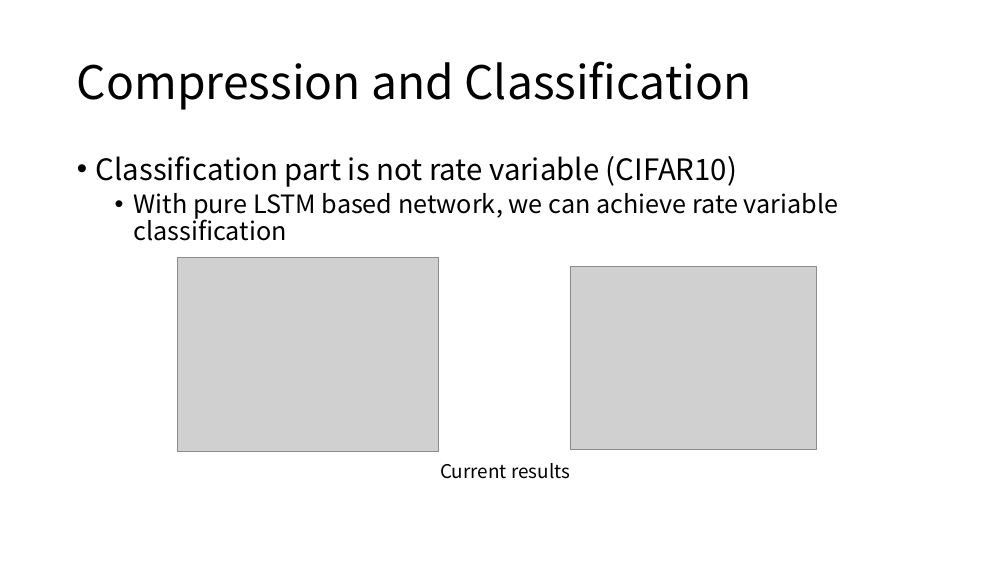
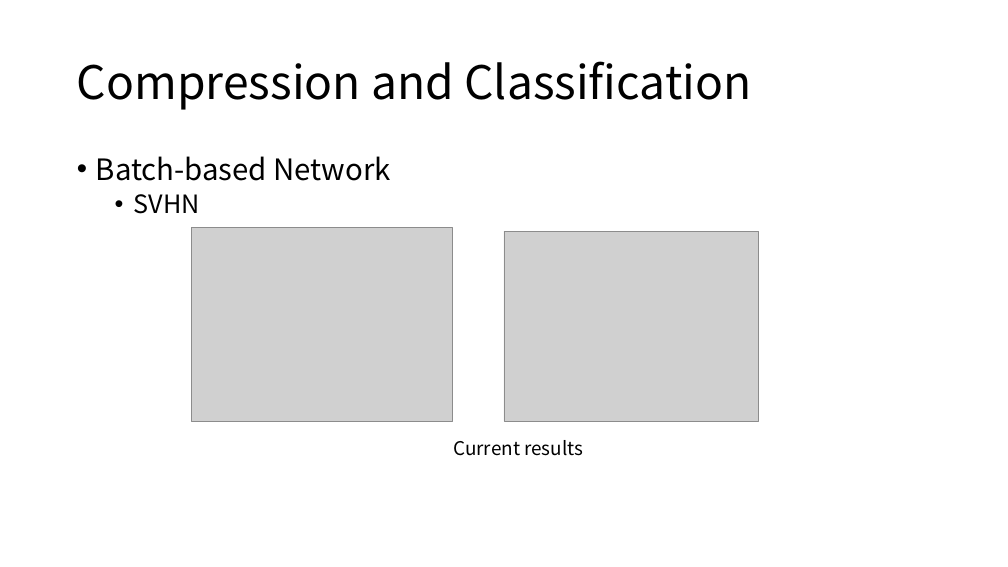
Before and after one commit to diaoenmao/Research, a slide deck: slide 10 of doc/Report/ongoing.pptx (slide 8 before the commit). Drawn at 1008x567 pixels with LibreOffice and Linux fonts; fonts in the diff are those of the drawing; grey boxes stand for pictures. Boxes give left, top, right and bottom in pixels: in the first picture for what was removed or moved away, otherwise in the second. Text is boxed around its words. In the diff, an @@ line names an element or a change of style, - is before the commit and + after.

```diff
--- a/doc/Report/ongoing.pptx
+++ b/doc/Report/ongoing.pptx
@@ text at (96,156,391,214): text changed; size 24 to 28 pt @@
-• Classification part is not rate variable (CIFAR10)
-  • With pure LSTM based network, we can achieve rate variable classification
+• Batch-based Network
+  • SVHN
@@ picture: place and size @@
-picture at (178,257,439,451)
+picture at (192,227,453,421)
@@ picture added at (504,231,759,421) @@
@@ picture removed at (570,266,817,450) @@
@@ text "Current results": place and size @@
-text "Current results" at (440,463,570,479)
+text "Current results" at (453,440,583,456)
```
Also in this commit, not shown: 10 other slides changed, 12 slides added, 1 slide removed.
